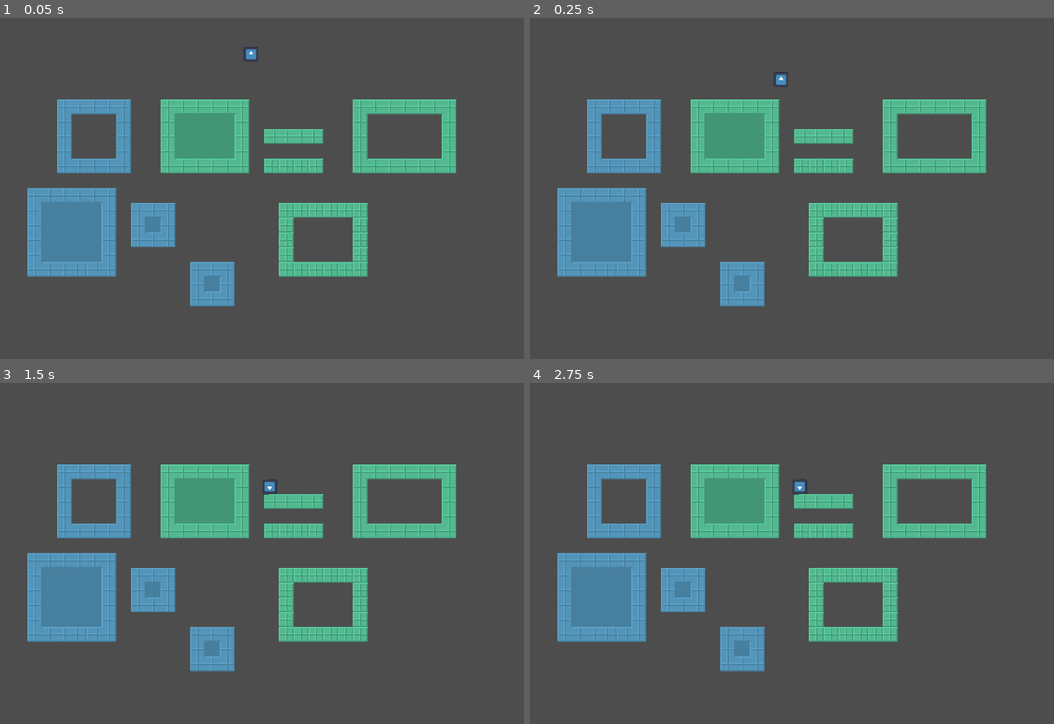
Above: before the commit, frames 1-4 (two rows, left to right).
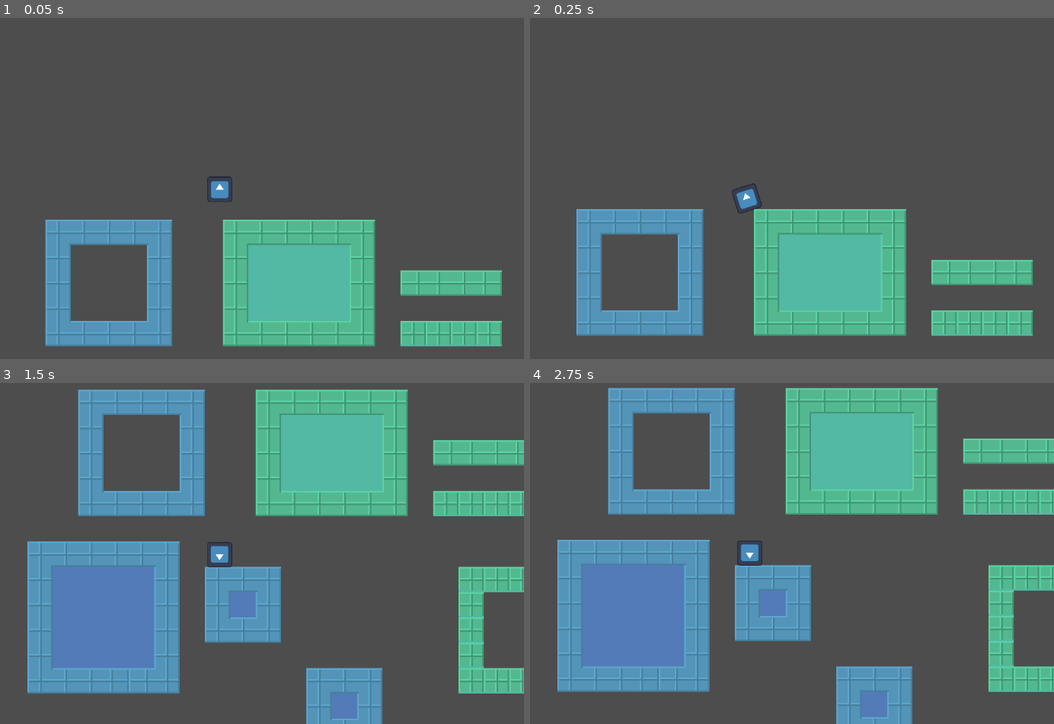
Above: after the commit, the same moments.

Repository: reneelias/Godot-2D-Platformer
Game: Godot game, scene res://main.tscn
The game is run twice, just before and just after one commit, with the same random seed, the same clock (stepped at 60 frames per second) and the same inputs. The project has no main scene, so this scene is started directly. The engine's default icon, where the game draws it, is replaced by a stand-in: a white triangle on a blue panel in a dark square.
Inputs:
- Up to frame 1 (0.05 s): no input
- Up to frame 2 (0.25 s): no input
- Up to frame 3 (1.5 s): no input
- Up to frame 4 (2.75 s): no input

The runs differ from the first frame. In frame 1, 32% of the frame differs, in the area x 5-96%, y 8-97%; in frame 2, 31%; in frame 3, 47%; in frame 4, 47%, in the area x 5-100%, y 1-100%.

Commit message:
slight mods to cmaera + tileset

Diff:
--- a/2d-platformer/main.tscn
+++ b/2d-platformer/main.tscn
@@ -178,6 +178,7 @@
 0:5/0/terrains_peering_bit/top_right_corner = 1
 
 [sub_resource type="TileSet" id="TileSet_h2yge"]
+occlusion_layer_0/light_mask = 1
 physics_layer_0/collision_layer = 1
 terrain_set_0/mode = 0
 terrain_set_0/terrain_0/name = "Platforms_Blue"
@@ -197,7 +198,7 @@
 tile_set = SubResource("TileSet_h2yge")
 
 [node name="RigidBody2D" type="RigidBody2D" parent="."]
-position = Vector2(34, -146)
+position = Vector2(-66, -116)
 
 [node name="CollisionShape2D" type="CollisionShape2D" parent="RigidBody2D"]
 shape = SubResource("RectangleShape2D_0xm2m")
@@ -206,5 +207,6 @@
 scale = Vector2(0.125, 0.125)
 texture = ExtResource("2_0xm2m")
 
-[node name="Camera2D" type="Camera2D" parent="."]
-zoom = Vector2(1.75, 1.75)
+[node name="Camera2D" type="Camera2D" parent="RigidBody2D"]
+zoom = Vector2(3, 3)
+position_smoothing_enabled = true
Binary file changed: 2d-platformer/Tiles.png
